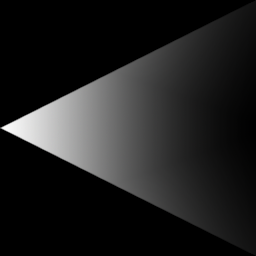
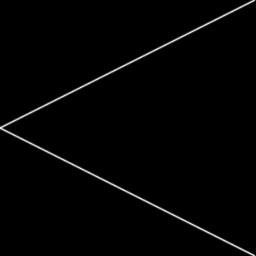
Comparing the layer stacks of the two 256×256 images. Changes:
added layer "Layer 6 copy" above "Layer 6" over [left=0, top=128, right=256, bottom=256]
added layer "Layer 6" above "Layer 5" over [left=0, top=0, right=256, bottom=128]
hid "Layer 4", painted on it over [left=0, top=0, right=256, bottom=256]
removed layer "Group 1 copy" over [left=0, top=0, right=256, bottom=128]
